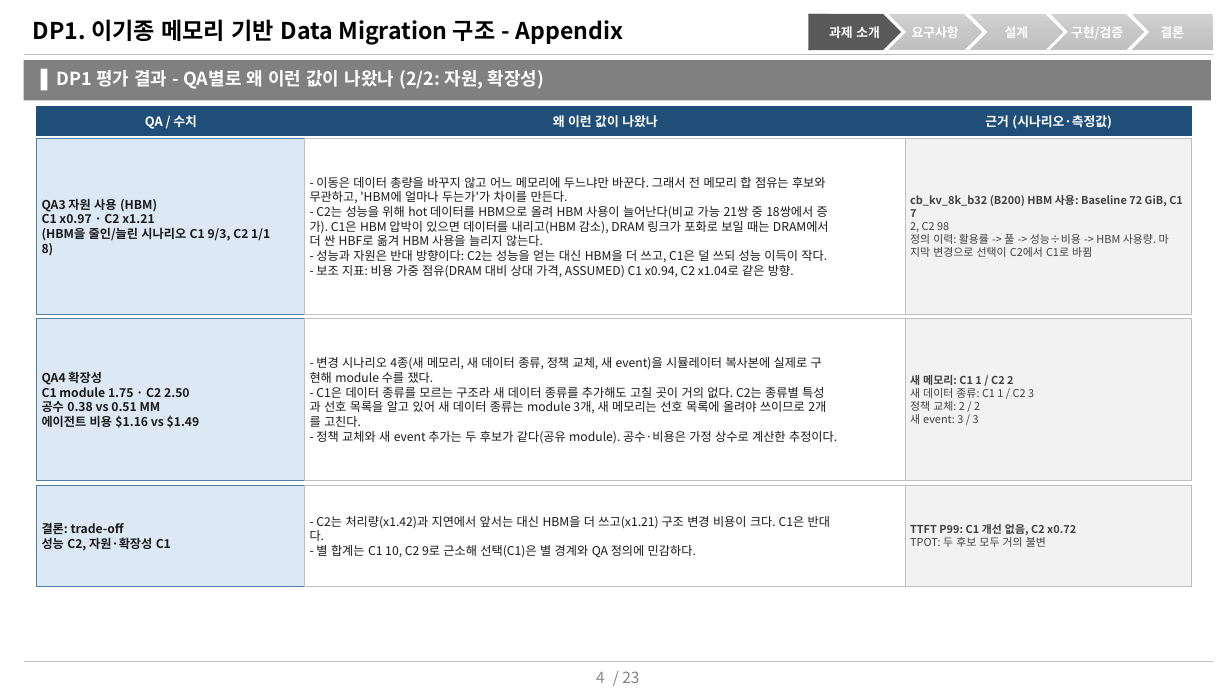
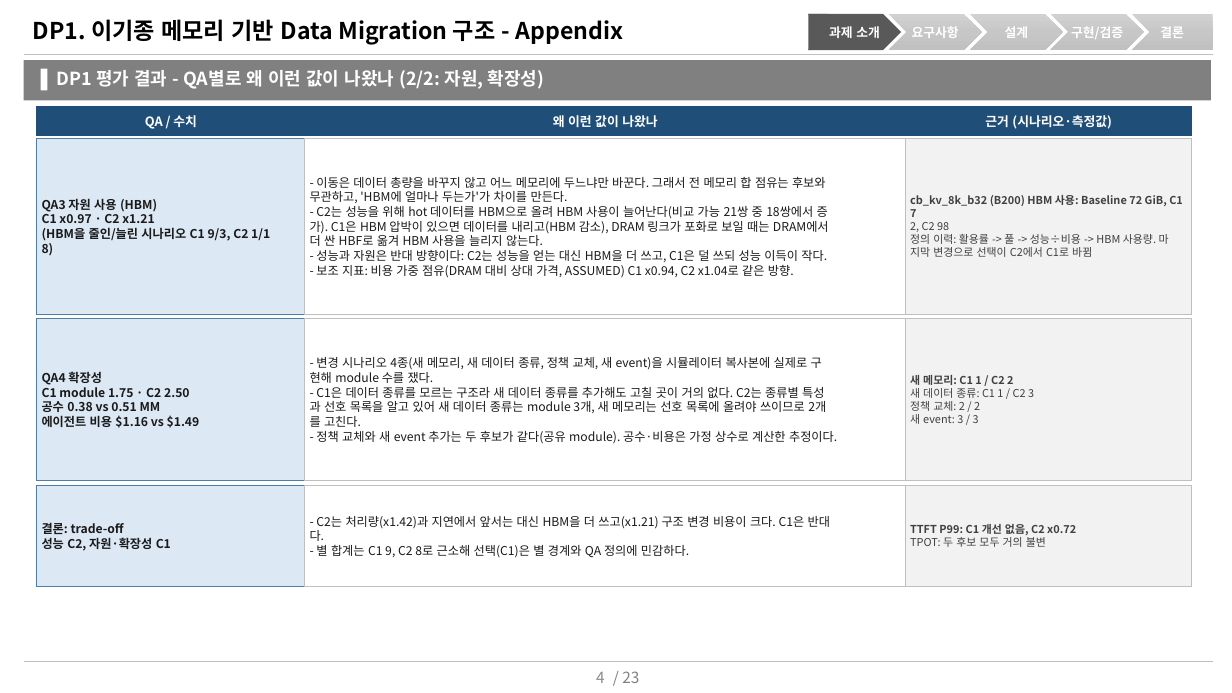
Before and after one commit to mkim0628/vllm, a slide deck: slide 4 of doc-mk/DP1/DP1-appendix-qa-result.pptx. Drawn at 1232x693 pixels with LibreOffice and Linux fonts; fonts in the diff are those of the drawing. Boxes give left, top, right and bottom in pixels: in the first picture for what was removed or moved away, otherwise in the second. Text is boxed around its words. In the diff, an @@ line names an element or a change of style, - is before the commit and + after.

```diff
--- a/doc-mk/DP1/DP1-appendix-qa-result.pptx
+++ b/doc-mk/DP1/DP1-appendix-qa-result.pptx
@@ text in rectangle at (316,545,689,558): text changed @@
-- 별 합계는 C1 10, C2 9로 근소해 선택(C1)은 별 경계와 QA 정의에 민감하다.
+- 별 합계는 C1 9, C2 8로 근소해 선택(C1)은 별 경계와 QA 정의에 민감하다.
```
Also in this commit, not shown: 3 other slides changed, 1 slide removed, 15 other files.
